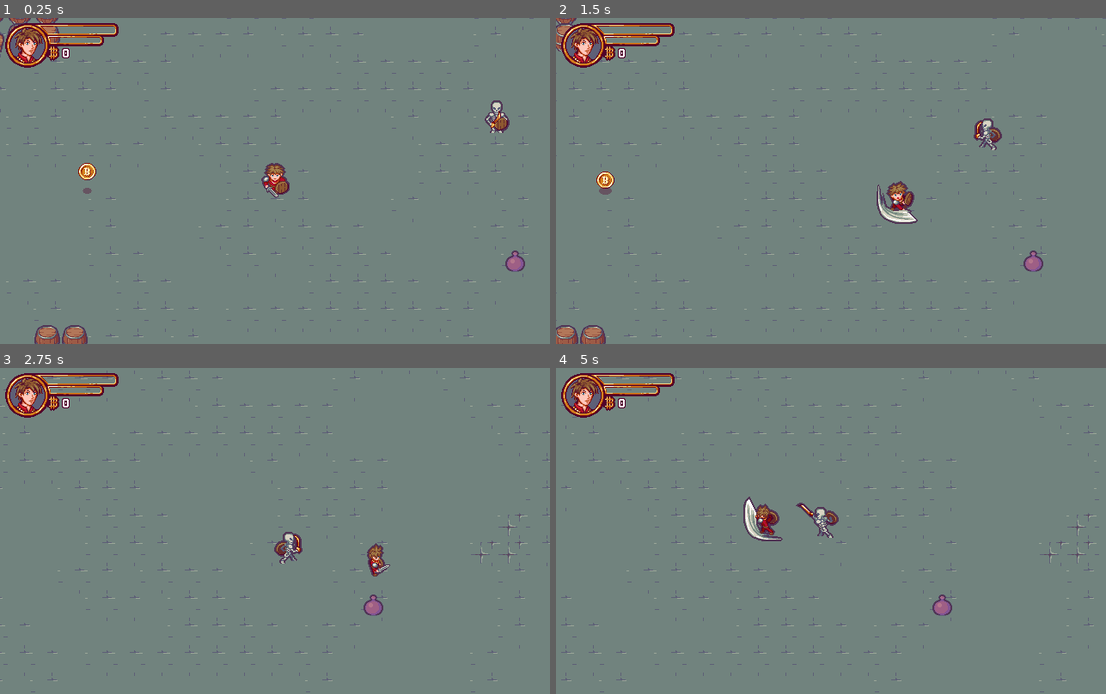
Above: before the commit, frames 1-4 (two rows, left to right).
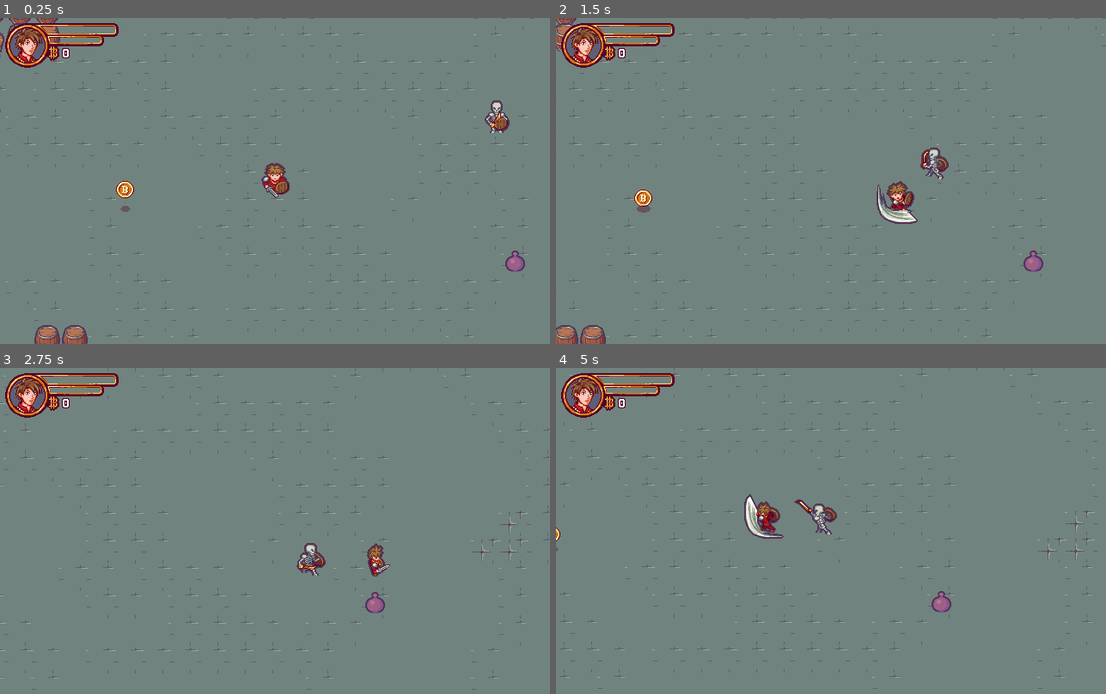
Above: after the commit, the same moments.

Repository: Franofarion/Godot-2D-ZeldIsaac-Tutorial
Game: Godot game, scene res://Scenes/Levels/Level.tscn
Same seed, same stepped clock (60 frames per second), same inputs: the game is played once before the commit and once after it. Sound files missing from this copy of the repository are replaced by a short silence.
Inputs:
- Up to frame 1 (0.25 s): no input
- Up to frame 2 (1.5 s): tap Enter (ui_accept) at 0.5, 1.35 s; hold Right (ui_right) 0.53-1.28 s; hold Enter (ui_accept) 0.53-1.28 s; hold Down (ui_down) from 1.28 s (still down)
- Up to frame 3 (2.75 s): tap Enter (ui_accept) at 1.52, 1.82 s; release Down (ui_down) at 2.03 s; hold Right (ui_right) from 2.03 s (still down); hold Enter (ui_accept) from 2.03 s (still down)
- Up to frame 4 (5 s): release Right (ui_right) at 2.78 s; release Enter (ui_accept) at 2.78 s; hold Up (ui_up) 2.78-3.53 s; tap Enter (ui_accept) at 2.85, 3.02, 3.32, 4.35, 4.52, 4.82 s; hold Enter (ui_accept) 3.53-4.28 s; hold Left (ui_left) from 3.53 s (still down)

The runs differ from the first frame. In frame 1, 0.3% of the frame differs, in the area x 14-25%, y 44-60%; in frame 2, 1.0%; in frame 3, 3.3%; in frame 4, 3.7%, in the area x 0-99%, y 0-100%.

Commit message:
wander state for enemy

Diff:
--- /dev/null
+++ b/Scenes/Actors/Enemy/BehaviourState/GoToState.gd
@@ -0,0 +1,5 @@
+extends State
+class_name GoToState
+
+func enter_state() -> void:
+	owner.state_machine.set_state("Move")
--- /dev/null
+++ b/Scenes/Actors/Enemy/BehaviourState/WaitState.gd
@@ -0,0 +1,19 @@
+extends State
+class_name WaitState
+
+export var min_wait_time : float = 0.8
+export var max_wait_time : float = 1.2
+
+signal wait_time_finished
+
+func _ready() -> void:
+	var __ = $Timer.connect("timeout", self, "_on_Timer_timeout")
+
+func enter_state() -> void:
+	if owner.state_machine != null:
+		owner.state_machine.set_state("Idle")
+	var wait_time = rand_range(min_wait_time, max_wait_time)
+	$Timer.start(wait_time)
+
+func _on_Timer_timeout() -> void:
+	emit_signal("wait_time_finished")
--- a/Scenes/Actors/Enemy/BehaviourState/WanderState.gd
+++ b/Scenes/Actors/Enemy/BehaviourState/WanderState.gd
@@ -1,7 +1,32 @@
-extends State
+extends StateMachine
 class_name WanderState
 
-func enter_state() -> void:
-	if owner.state_machine == null:
-		return
-	owner.state_machine.set_state('Idle')
+export var min_wander_distance := 50.0
+export var max_wander_distance := 100.0
+
+func _ready():
+	var __ = $Wait.connect("wait_time_finished", self, "_on_Wait_wait_time_finished")
+	__ = owner.connect("move_path_finished", self, "_on_Enemy_move_path_finished")
+
+#### VIRTUALS ####
+
+#### LOGIC ####
+
+func _generate_new_destination() -> Vector2:
+	var angle = deg2rad(rand_range(0.0, 360.0))
+	var direction = Vector2(cos(angle), sin(angle))
+	var distance = rand_range(min_wander_distance, max_wander_distance)
+
+	return owner.global_position + direction * distance
+
+
+
+#### SIGNAL RESPONSES ####
+
+func _on_Wait_wait_time_finished() -> void:
+	owner.update_move_path(_generate_new_destination())
+	set_state("GoTo")
+
+func _on_Enemy_move_path_finished() -> void:
+	if is_current_state():
+		set_state("Wait")
--- a/Scenes/Actors/Enemy/Enemy.gd
+++ b/Scenes/Actors/Enemy/Enemy.gd
@@ -13,7 +13,7 @@
 
 signal target_in_chase_area_changed
 signal target_in_attack_area_changed
-
+signal move_path_finished
 
 #### ACCESSORS ####
 
@@ -71,6 +71,9 @@
 	if dist <= speed * delta:
 		var __ = move_and_collide(dir * dist)
 		path.remove(0)
+
+		if path.empty():
+			emit_signal("move_path_finished")
 	else:
 		var __ = move_and_collide(dir * speed * delta)
 
--- a/Scenes/Actors/Enemy/Skeleton/Skeleton.tscn
+++ b/Scenes/Actors/Enemy/Skeleton/Skeleton.tscn
@@ -9,6 +9,8 @@
 [ext_resource path="res://Scenes/Actors/Enemy/Skeleton/EnemyMoveState.gd" type="Script" id=7]
 [ext_resource path="res://Scenes/Actors/Enemy/BehaviourState/ChaseState.gd" type="Script" id=8]
 [ext_resource path="res://Scenes/Actors/Enemy/BehaviourState/WanderState.gd" type="Script" id=9]
+[ext_resource path="res://Scenes/Actors/Enemy/BehaviourState/WaitState.gd" type="Script" id=10]
+[ext_resource path="res://Scenes/Actors/Enemy/BehaviourState/GoToState.gd" type="Script" id=11]
 
 [sub_resource type="CircleShape2D" id=1]
 
@@ -55,6 +57,15 @@
 [node name="Wander" type="Node" parent="BehaviourTree" index="0"]
 script = ExtResource( 9 )
 
+[node name="Wait" type="Node" parent="BehaviourTree/Wander" index="0"]
+script = ExtResource( 10 )
+
+[node name="Timer" type="Timer" parent="BehaviourTree/Wander/Wait" index="0"]
+one_shot = true
+
+[node name="GoTo" type="Node" parent="BehaviourTree/Wander" index="1"]
+script = ExtResource( 11 )
+
 [node name="Chase" type="Node" parent="BehaviourTree" index="1"]
 script = ExtResource( 8 )
 
--- a/Scenes/InteractiveObjects/Chest/Chest.gd
+++ b/Scenes/InteractiveObjects/Chest/Chest.gd
@@ -11,7 +11,6 @@
 		animated_sprite.play('Open')
 
 func _spawn_content() -> void:
-	print(String(position))
 	EVENTS.emit_signal("spawn_coin", position)
 
 func _on_AnimatedSprite_animation_finished():
--- a/Scenes/InteractiveObjects/Collectables/States/CollectableSpawnState.gd
+++ b/Scenes/InteractiveObjects/Collectables/States/CollectableSpawnState.gd
@@ -16,7 +16,7 @@
 
 
 func enter_state() -> void:
-	var rdm_angle = rand_range(0.0, 360.0)
+	var rdm_angle = deg2rad(rand_range(0.0, 360.0))
 	spawn_dir = Vector2(sin(rdm_angle), cos(rdm_angle))
 	spawn_duration_timer.start()
 
--- a/StateMachine/State.gd
+++ b/StateMachine/State.gd
@@ -1,5 +1,7 @@
 extends Node
 class_name State
+
+onready var state_machine = get_parent()
 
 func enter_state() -> void:
 	pass
@@ -9,3 +11,6 @@
 
 func update(_delta) -> void:
 	pass
+
+func is_current_state() -> bool:
+	return state_machine.get_state() == self
--- a/StateMachine/StateMachine.gd
+++ b/StateMachine/StateMachine.gd
@@ -1,4 +1,4 @@
-extends Node2D
+extends State
 class_name StateMachine
 
 var current_state : Node = null setget set_state, get_state
@@ -7,6 +7,7 @@
 signal state_changed(state)
 
 #### ACCESSORS ####
+
 
 func set_state(state) -> void:
 	if state is String:
@@ -21,7 +22,8 @@
 	previous_state = current_state
 	current_state = state
 
-	current_state.enter_state()
+	if current_state != null:
+		current_state.enter_state()
 
 	emit_signal("state_changed", current_state)
 
@@ -39,3 +41,16 @@
 func _physics_process(delta):
 	if current_state != null:
 		current_state.update(delta)
+
+#### VIRTUAL ####
+
+func enter_state() -> void:
+	set_to_default_state()
+
+func exit_state() -> void:
+	set_state(null)
+
+#### LOGIC ####
+
+func set_to_default_state() -> void:
+	set_state(get_child(0))
--- a/project.godot
+++ b/project.godot
@@ -59,6 +59,11 @@
 "language": "GDScript",
 "path": "res://Scenes/Actors/Enemy/Skeleton/EnemyMoveState.gd"
 }, {
+"base": "State",
+"class": "GoToState",
+"language": "GDScript",
+"path": "res://Scenes/Actors/Enemy/BehaviourState/GoToState.gd"
+}, {
 "base": "Node",
 "class": "State",
 "language": "GDScript",
@@ -69,12 +74,17 @@
 "language": "GDScript",
 "path": "res://StateMachine/StateLabel.gd"
 }, {
-"base": "Node2D",
+"base": "State",
 "class": "StateMachine",
 "language": "GDScript",
 "path": "res://StateMachine/StateMachine.gd"
 }, {
 "base": "State",
+"class": "WaitState",
+"language": "GDScript",
+"path": "res://Scenes/Actors/Enemy/BehaviourState/WaitState.gd"
+}, {
+"base": "StateMachine",
 "class": "WanderState",
 "language": "GDScript",
 "path": "res://Scenes/Actors/Enemy/BehaviourState/WanderState.gd"
@@ -90,9 +100,11 @@
 "CollectableSpawnState": "",
 "Enemy": "",
 "EnemyMoveState": "",
+"GoToState": "",
 "State": "",
 "StateLabel": "",
 "StateMachine": "",
+"WaitState": "",
 "WanderState": ""
 }
 
Not shown: 1 places in Scenes/Actors/Enemy/Skeleton/Skeleton.tscn that only renumber resources
